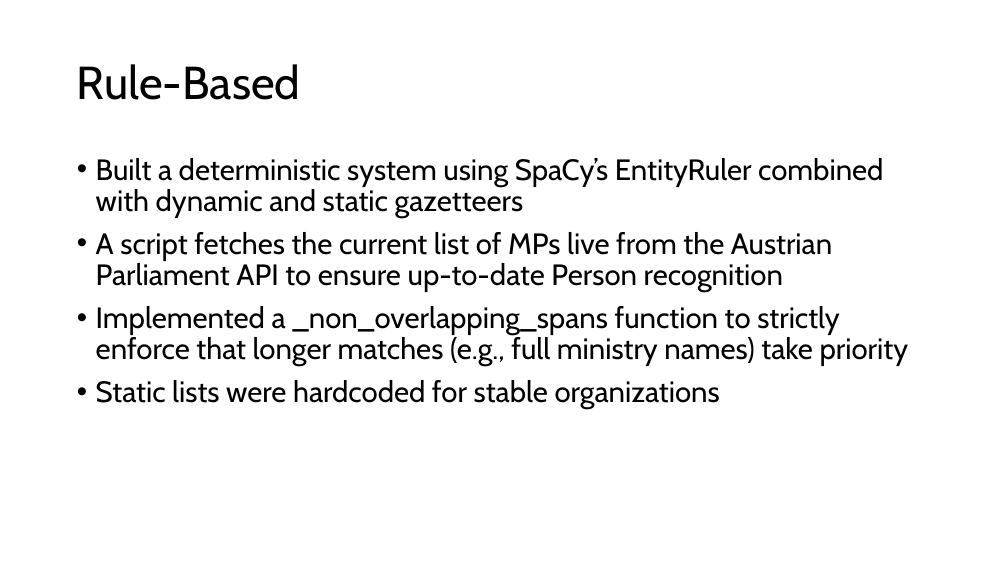
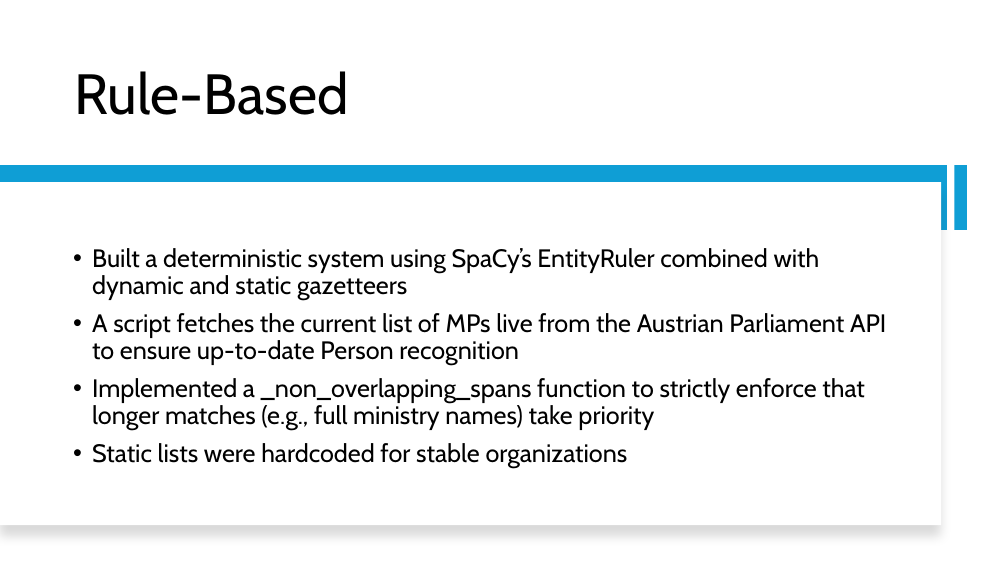
Before and after one commit to kiliankoeck/NLP, a slide deck: slide 6 of NLP-Group18.pptx. Drawn at 1008x567 pixels with LibreOffice and Linux fonts; fonts in the diff are those of the drawing. Boxes give left, top, right and bottom in pixels: in the first picture for what was removed or moved away, otherwise in the second. Text is boxed around its words. In the diff, an @@ line names an element or a change of style, - is before the commit and + after.

```diff
--- a/NLP-Group18.pptx
+++ b/NLP-Group18.pptx
@@ title "Rule-Based" at <box>74,71,348,115</box>: size 44 to 54 pt; vertical alignment middle to bottom @@
@@ rectangle added at <box>0,166,948,230</box>, fill #0F9ED5 @@
@@ rectangle added at <box>954,166,967,230</box>, fill #0F9ED5 @@
@@ rectangle added at <box>0,182,941,526</box>, fill #FFFFFF @@
@@ text "Built a deterministic system using ...": place and size @@
-text "Built a deterministic system using ..." at <box>96,158,909,409</box>
+text "Built a deterministic system using ..." at <box>92,248,886,468</box>
@@ text "Built a deterministic system using ..." at <box>92,248,886,468</box>: size 28 to 24 pt; vertical alignment top to middle @@
```
Also in this commit, not shown: 6 other slides changed, 6 slides added, 5 slides removed.
